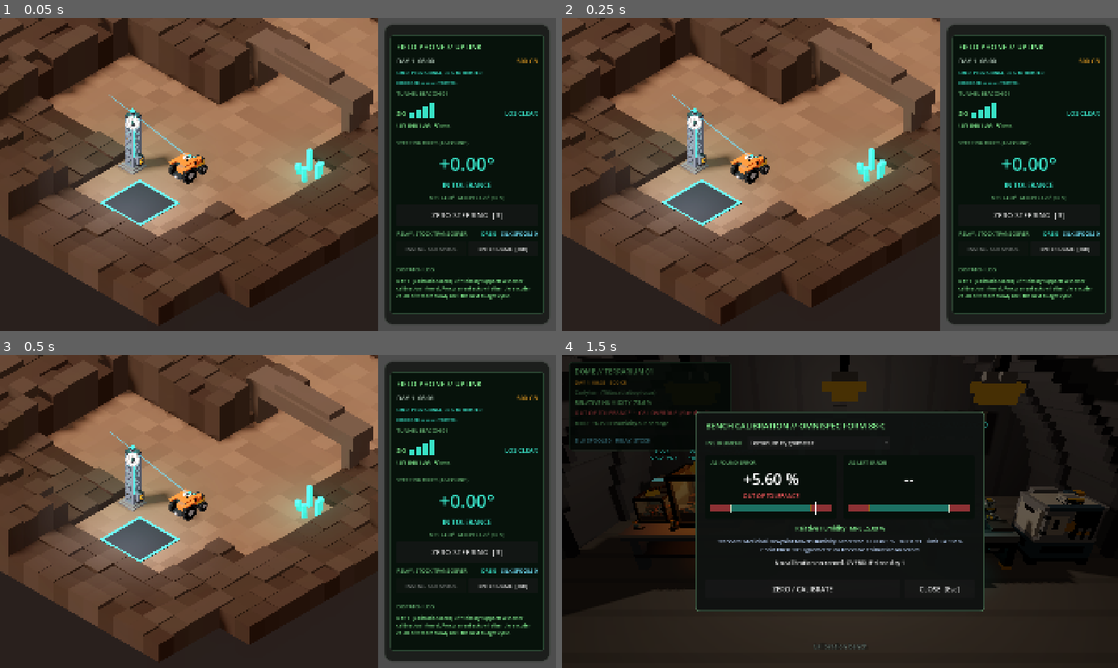
Above: before the commit, frames 1-4 (two rows, left to right).
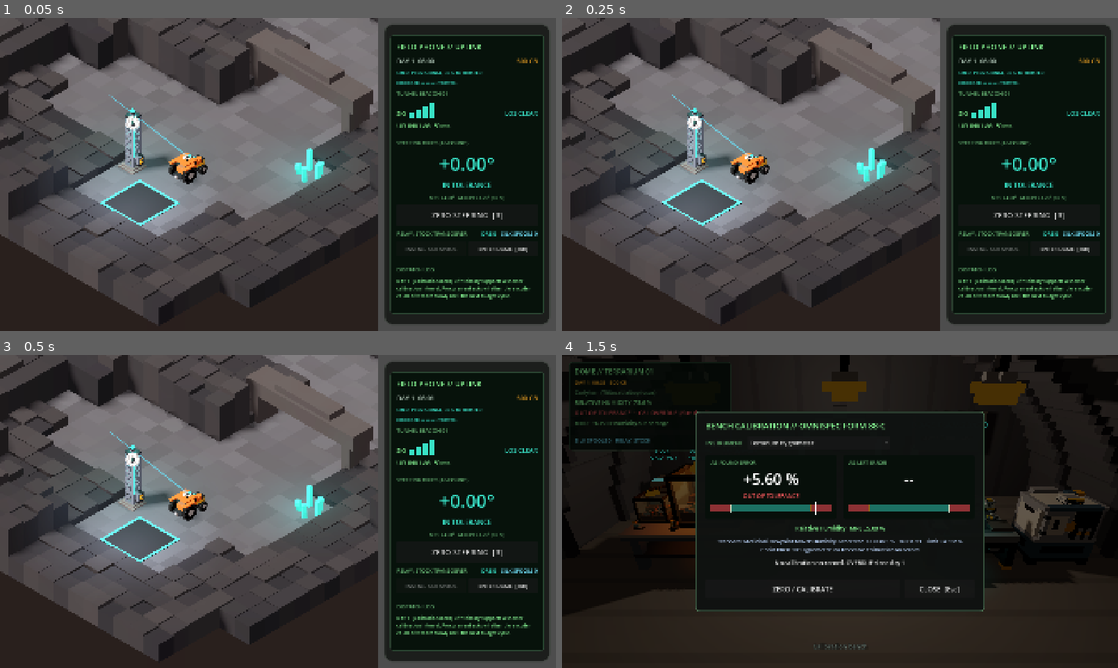
Above: after the commit, the same moments.

Repository: xlockeddown-glitch/out-of-spec
Game: Godot game, scene res://scenes/basalt_tunnels.tscn
Two runs of this game, one before a commit and one after it. Both use one fixed random seed, a clock stepped at 60 frames per second and the inputs below. This scene is started directly instead of the project's main scene.
Inputs (mouse positions are in pixels of both pictures, inside the frame that each line leads up to):
- Up to frame 1 (0.05 s): no input
- Up to frame 2 (0.25 s): no input
- Up to frame 3 (0.5 s): no input
- Up to frame 4 (1.5 s): click "ENTER DOME [Tab]" at 0.5 s; tap Enter at 1.25 s; move the mouse to (962, 495) at 1.27 s; hold D (rover_steer_right) from 1.28 s (still down); hold E (interact) from 1.28 s (still down); click (962, 495) at 1.42 s

The runs differ from the first frame. In frame 1, 47% of the frame differs, in the area x 0-68%, y 0-98%; in frame 2, 47%; in frame 3, 47%; in frame 4, nothing differs.

Commit message:
Match the rock to the underground models and leave an alcove
Co-Authored-By: Claude Opus 5.5 <noreply@anthropic.com>

Diff:
--- a/scripts/world/tunnel_rock.gd
+++ b/scripts/world/tunnel_rock.gd
@@ -24,7 +24,7 @@
 	"##########AAA###########",
 	"##########...###########",
 	"#######......*##########",
-	"#######.......##########",
+	"######........##########",
 	"#######.......##########",
 	"##########...###########",
 	"##########...###########",
@@ -42,8 +42,8 @@
 const FADE_NEAR_M: float = 6.0  # [PLACEHOLDER]
 const FADE_ALPHA: float = 0.2  # [PLACEHOLDER]
 
-const BASALT := Color(0.17, 0.135, 0.12)
-const BASALT_FLOOR := Color(0.4, 0.33, 0.29)
+const BASALT := Color("#232832")
+const BASALT_FLOOR := Color("#495261")
 const TEAL := Color("#38e1c6")
 const AMBER := Color("#f5a623")
 
Not shown, changed: docs/decisions.md
